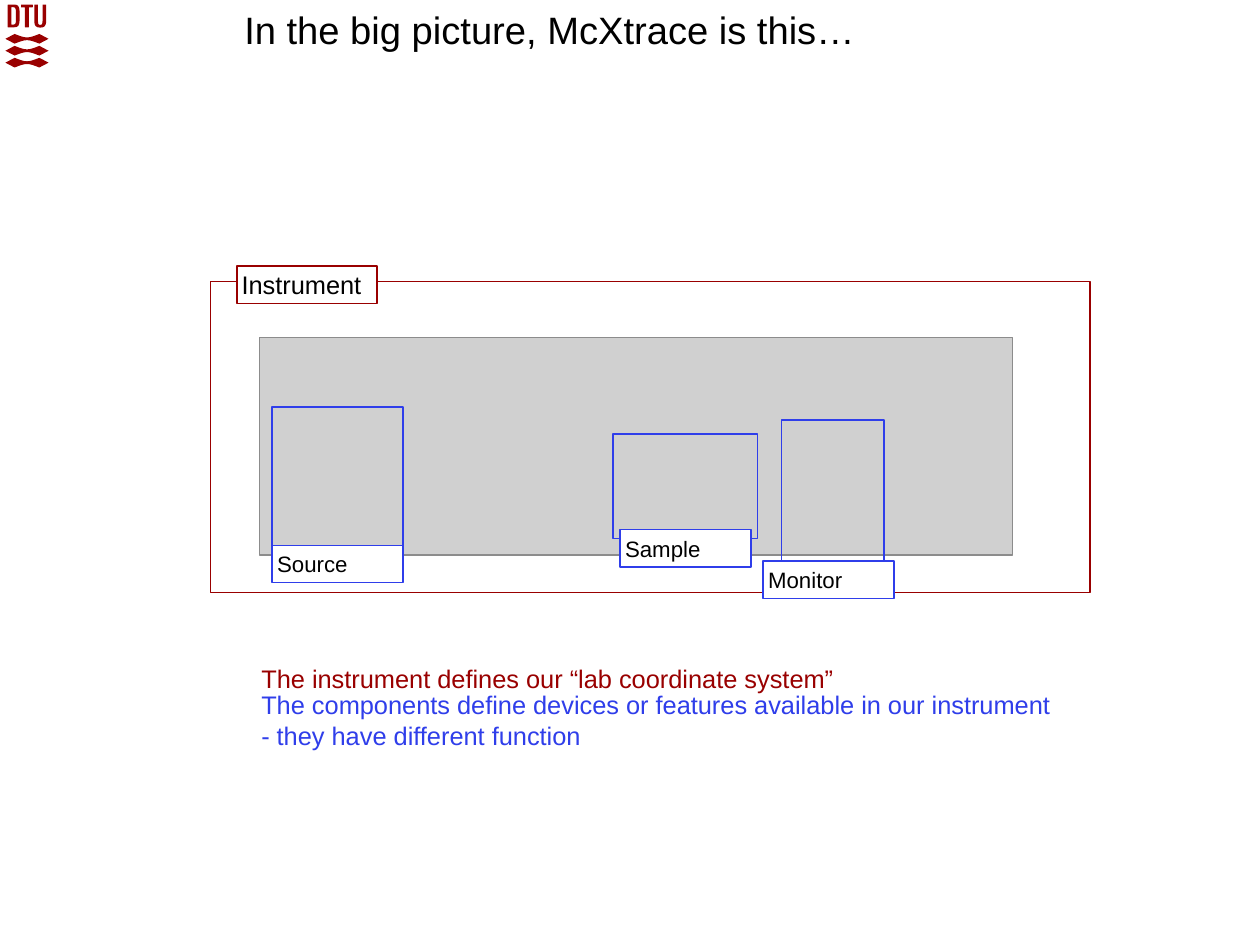
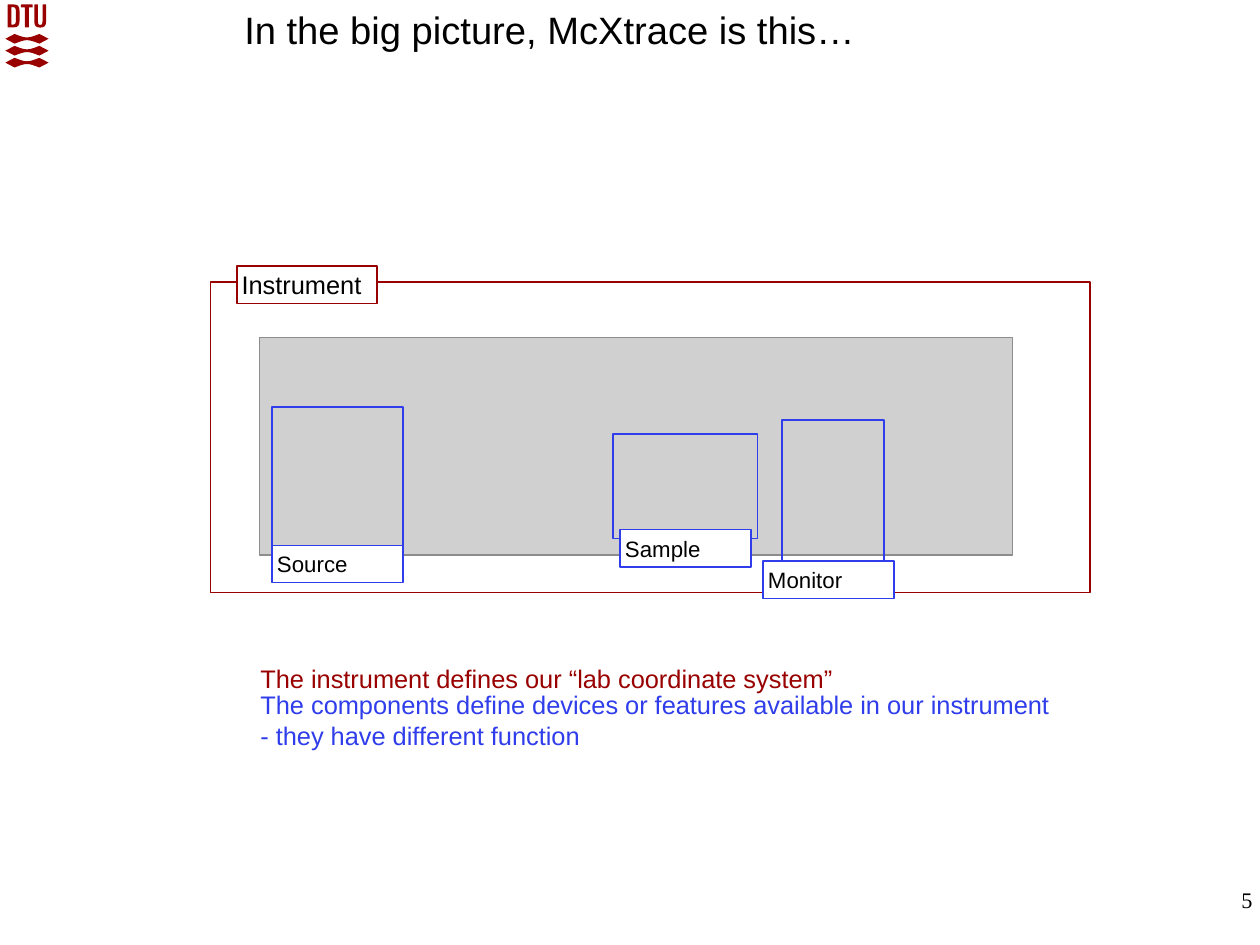
Before and after one commit to McStasMcXtrace/Schools, a slide deck: slide 5 of SOLEIL_March_2022/Day2_Thursday_March_10th/3_Components/McXtrace_component_and_instrument_concepts.pptx. Drawn at 1260x945 pixels with LibreOffice and Linux fonts; fonts in the diff are those of the drawing; grey boxes stand for pictures; background and template pictures are left out. Boxes give left, top, right and bottom in pixels: in the first picture for what was removed or moved away, otherwise in the second. Text is boxed around its words. In the diff, an @@ line names an element or a change of style, - is before the commit and + after.

```diff
--- a/SOLEIL_March_2022/Day2_Thursday_March_10th/3_Components/McXtrace_component_and_instrument_concepts.pptx
+++ b/SOLEIL_March_2022/Day2_Thursday_March_10th/3_Components/McXtrace_component_and_instrument_concepts.pptx
@@ page number added at bbox=[1241, 893, 1252, 909], 14 pt, text #000000 @@
+5
```
Also in this commit, not shown: 30 other slides changed, 2 other files.
